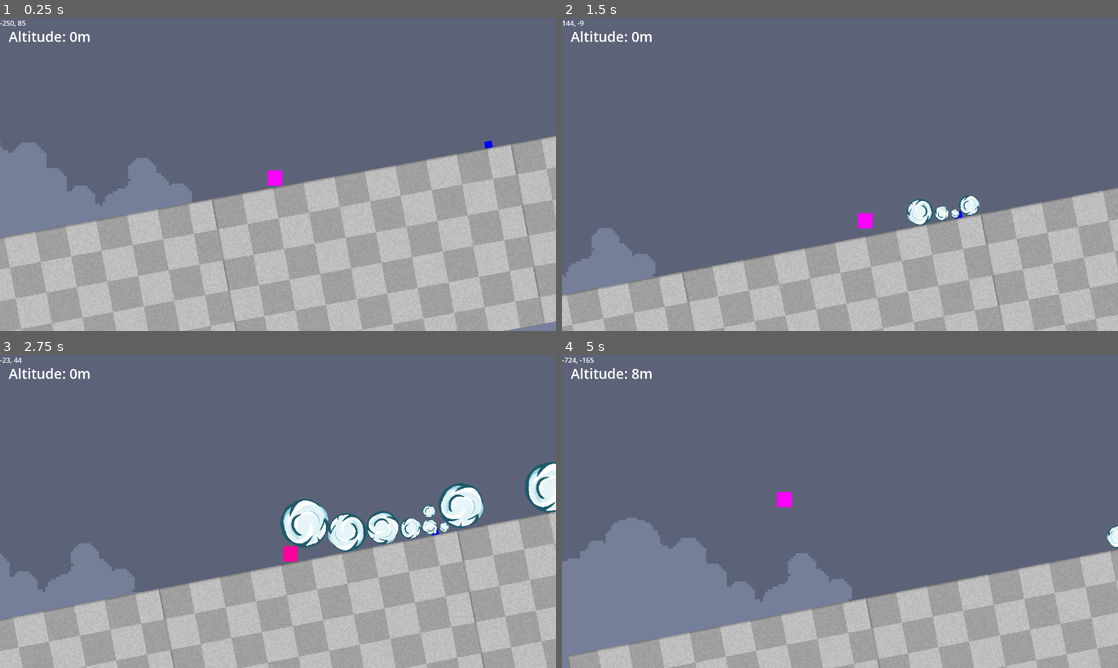
Above: before the commit, frames 1-4 (two rows, left to right).
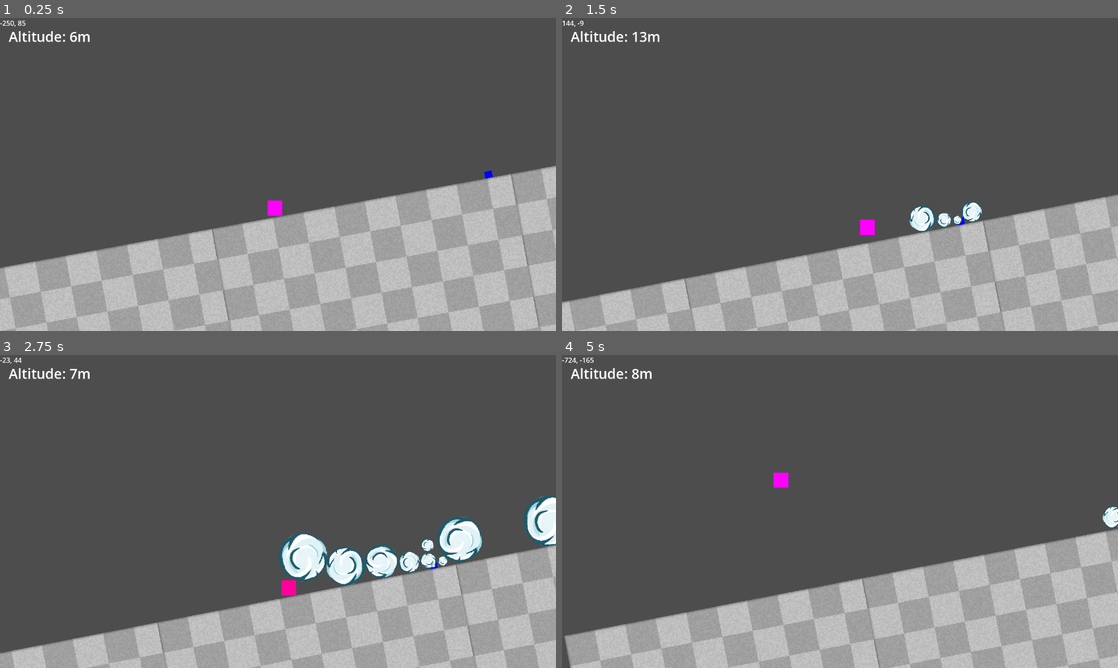
Above: after the commit, the same moments.

Repository: ashleyrevlett/avalanche
Game: Godot game, scene res://scene.tscn
Same seed, same stepped clock (60 frames per second), same inputs: the game is played once before the commit and once after it.
Inputs:
- Up to frame 1 (0.25 s): no input
- Up to frame 2 (1.5 s): hold D (right) 0.53-1.28 s; tap Space (jump) at 0.77 s; hold A (left) from 1.28 s (still down)
- Up to frame 3 (2.75 s): tap Space (jump) at 1.52 s; release A (left) at 2.03 s; hold D (right) from 2.03 s (still down)
- Up to frame 4 (5 s): tap Space (jump) at 3.02, 4.52 s; release D (right) at 3.5 s; click "Restart" at 3.5 s; hold A (left) from 4.28 s (still down)

The runs differ from the first frame. In frame 1, 86% of the frame differs, in the area x 0-100%, y 0-100%; in frame 2, 78%; in frame 3, 90%; in frame 4, 89%.

Commit message:
Rework camera to use zoom

Diff:
--- a/scene.tscn
+++ b/scene.tscn
@@ -65,6 +65,7 @@
 
 [node name="ParallaxBackground" type="ParallaxBackground" parent="."]
 layer = -1
+visible = false
 follow_viewport_enabled = true
 
 [node name="ParallaxLayer" type="ParallaxLayer" parent="ParallaxBackground"]
@@ -102,7 +103,6 @@
 unique_name_in_owner = true
 position = Vector2(-241, 125)
 scale = Vector2(0.993246, 1)
-offset = Vector2(2.08165e-12, -50)
 zoom = Vector2(0.7, 0.7)
 limit_left = -2000
 limit_bottom = 2000
@@ -152,9 +152,6 @@
 
 [node name="VisibleOnScreenNotifier2D" type="VisibleOnScreenNotifier2D" parent="Character"]
 unique_name_in_owner = true
-
-[node name="RemoteTransform2D" type="RemoteTransform2D" parent="Character"]
-remote_path = NodePath("../../Camera2D")
 
 [node name="HeadDetector" type="Area2D" parent="Character"]
 unique_name_in_owner = true
--- a/scripts/camera.gd
+++ b/scripts/camera.gd
@@ -3,6 +3,14 @@
 @export var camera_rect: Rect2
 @export var camera_size: Vector2
 
+@onready var player: CharacterBody2D
+
+@export var move_speed = 0.5  # camera position lerp speed
+@export var zoom_speed = 0.15  # camera zoom lerp speed
+@export var min_zoom = 0.1  # camera won't zoom farther than this
+@export var max_zoom = 0.7  # camera won't zoom closer than this
+@export var margin = Vector2(400, 400)  # include some buffer area around targets
+@export var drag_margin = Vector2(400, 300)
 
 """
 @export var move_speed = 60
@@ -20,6 +28,7 @@
 	camera_size = get_viewport_rect().size * zoom # * camera.zoom
 	camera_rect = Rect2(get_screen_center_position() - camera_size / 2, camera_size)
 
+	player = %Character
 
 
 func _process(delta):
@@ -29,6 +38,39 @@
 	"""
 	camera_rect = Rect2(get_screen_center_position() - camera_size / 2, camera_size)
 
+	# get ground under player
+	var grounds = get_tree().get_nodes_in_group("ground")
+	var ground_under_player = null
+	for ground in grounds:
+		var left_x = ground.global_position.x - ground.width / 2
+		var right_x = ground.global_position.x + ground.width / 2
+		if player.global_position.x < right_x and player.global_position.x > left_x:
+			ground_under_player = ground
+			break
+
+	# change pos and zoom to show player + ground
+	if ground_under_player:
+
+		var player_pos = player.global_position
+		var ground_pos = ground_under_player.global_position
+
+		# is player within drag margins of screen?
+		#print("camera_rect:", camera_rect)
+		var center = get_screen_center_position()
+		var drag_area: Rect2 = Rect2(center, drag_margin)
+		if drag_area.has_point(player_pos):
+			print("within drag area")
+			return
+
+		var midpoint_y = (ground_pos.y - ground_under_player.height/2 + player_pos.y - margin.y) * .5
+		self.global_position = lerp(global_position, Vector2(player_pos.x, midpoint_y), move_speed)
+
+		var zoom_factor_y = camera_size.y / abs(player_pos.y - ground_pos.y)
+		var zoom_factor = min(max_zoom, max(min_zoom, zoom_factor_y))
+		self.zoom = lerp(self.zoom, Vector2.ONE * zoom_factor, zoom_speed)
+
+	else:
+		print("NO ground_under_player", ground_under_player)
 
 """
 func _get_move_direction():
@@ -37,4 +79,5 @@
 	var run = 1.0
 	var rise = tan(radians) * run
 	return Vector2(run, rise)
+
 """
--- a/scripts/character.gd
+++ b/scripts/character.gd
@@ -50,7 +50,7 @@
 
 	move_and_slide()
 
-	_clamp_position()
+	#_clamp_position()
 
 	# detect player death by off camera position
 	if not is_onscreen:
--- a/scripts/terrain.gd
+++ b/scripts/terrain.gd
@@ -64,7 +64,7 @@
 		var new_rad = deg_to_rad(angle) + angle_modifier
 		var new_rot = lerp_angle(rotation, new_rad, 2 * delta)
 		rotation = new_rot
-		print("rotation:", rotation)
+		# print("rotation:", rotation)
 
 	if (spawner_objects.size() > 0):
 		var first_pos = spawner_objects[0].global_position
